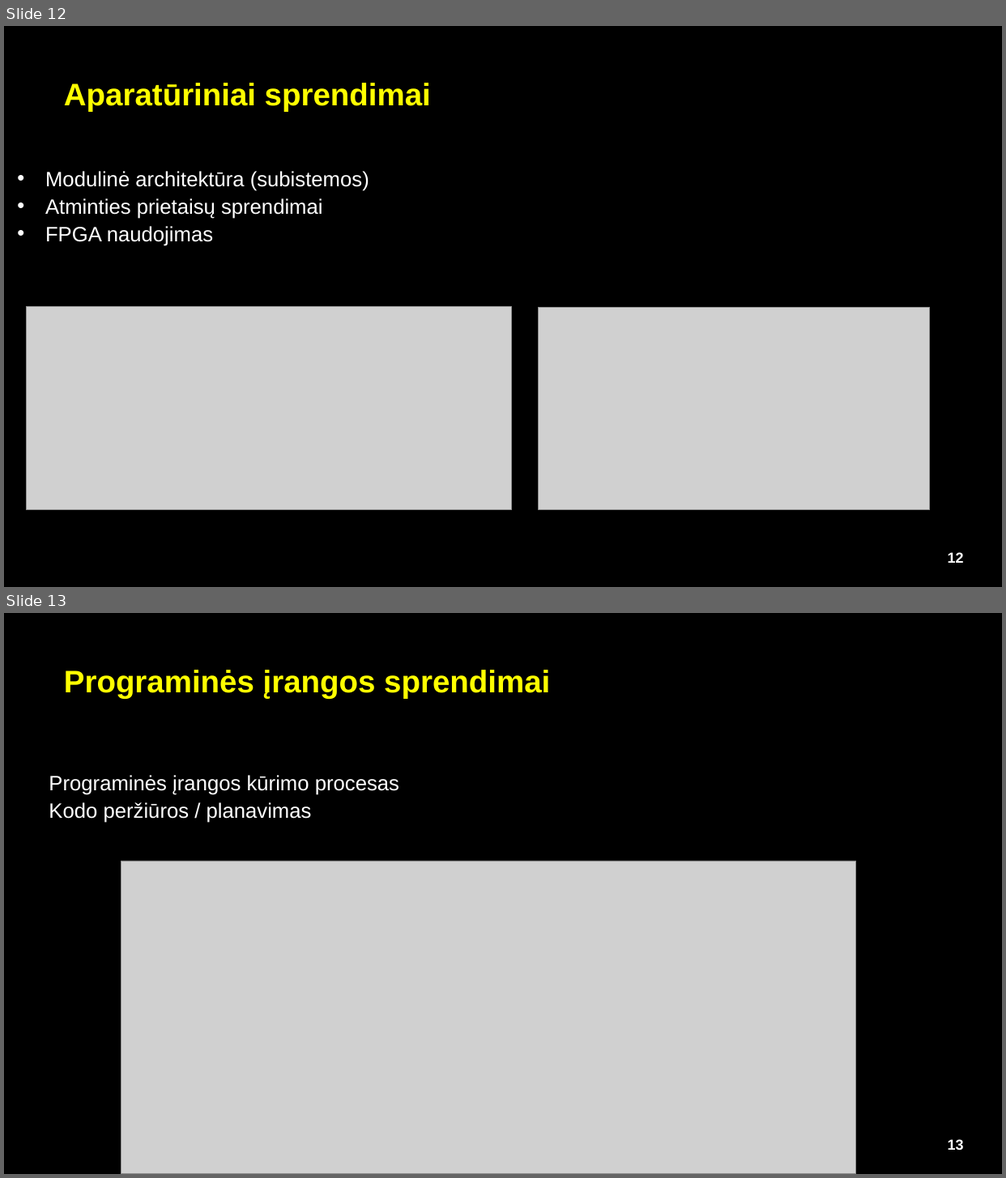
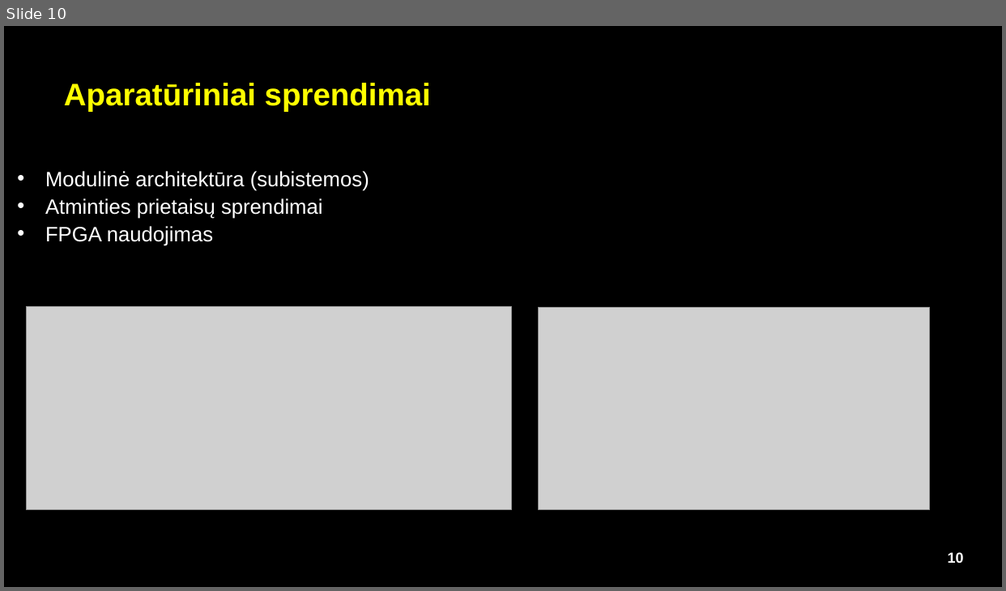
Before and after one commit to Double-Bonus/sem11-InovatyviosMatavimoSistemos, a slide deck: Indvidualus_darbas/esaSwarm_EEF.pptx. Shown one above the other, each under a label of ours: slides 12 and 13 before the commit, slide 10 after it. The pictures are 1006x1178 and 1006x591 pixels, drawn with LibreOffice and Linux fonts; fonts in the diff are those of the drawing; grey boxes stand for pictures; background and template pictures are left out. Boxes give left, top, right and bottom in pixels: in the first picture for what was removed or moved away, otherwise in the second. Text is boxed around its words. In the diff, an @@ line names an element or a change of style, - is before the commit and + after.

```diff
--- a/Indvidualus_darbas/esaSwarm_EEF.pptx
+++ b/Indvidualus_darbas/esaSwarm_EEF.pptx
@@ slide 13 removed at (4, 613, 1002, 1174), background #000000; not listed: 1 template element that a slide beside it also shows @@
@@ text removed at (64, 670, 550, 699) @@
-Programinės įrangos sprendimai
@@ text removed at (49, 775, 399, 823) @@
-Programinės įrangos kūrimo procesas
-Kodo peržiūros / planavimas
@@ picture removed at (121, 861, 856, 1174) @@
@@ what was slide 12 is now slide 10 @@
@@ page number at (948, 552, 964, 563): text changed @@
-12
+10
```
Also in this commit, not shown: 6 slides changed, 1 slide added, 6 other slides removed, 8 other files.
